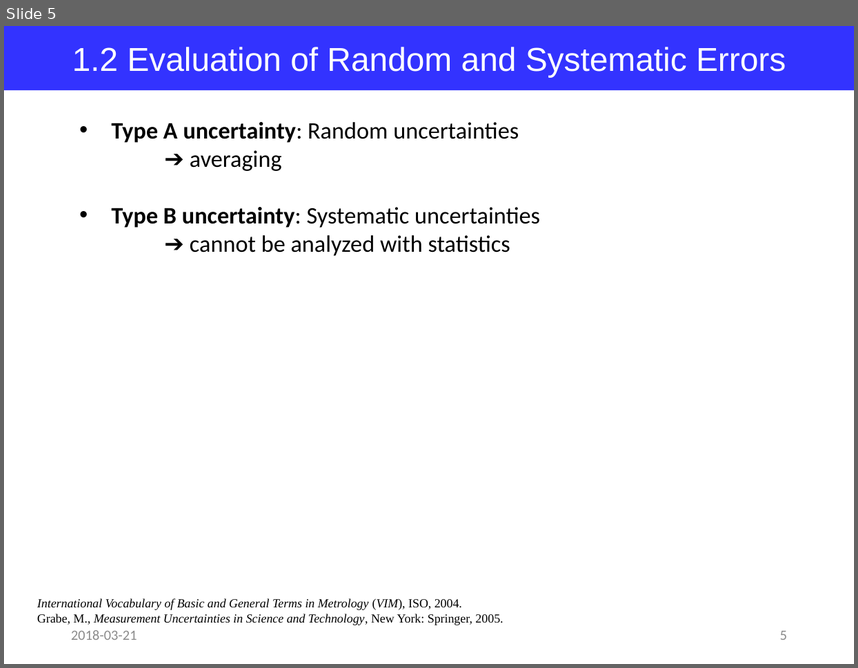
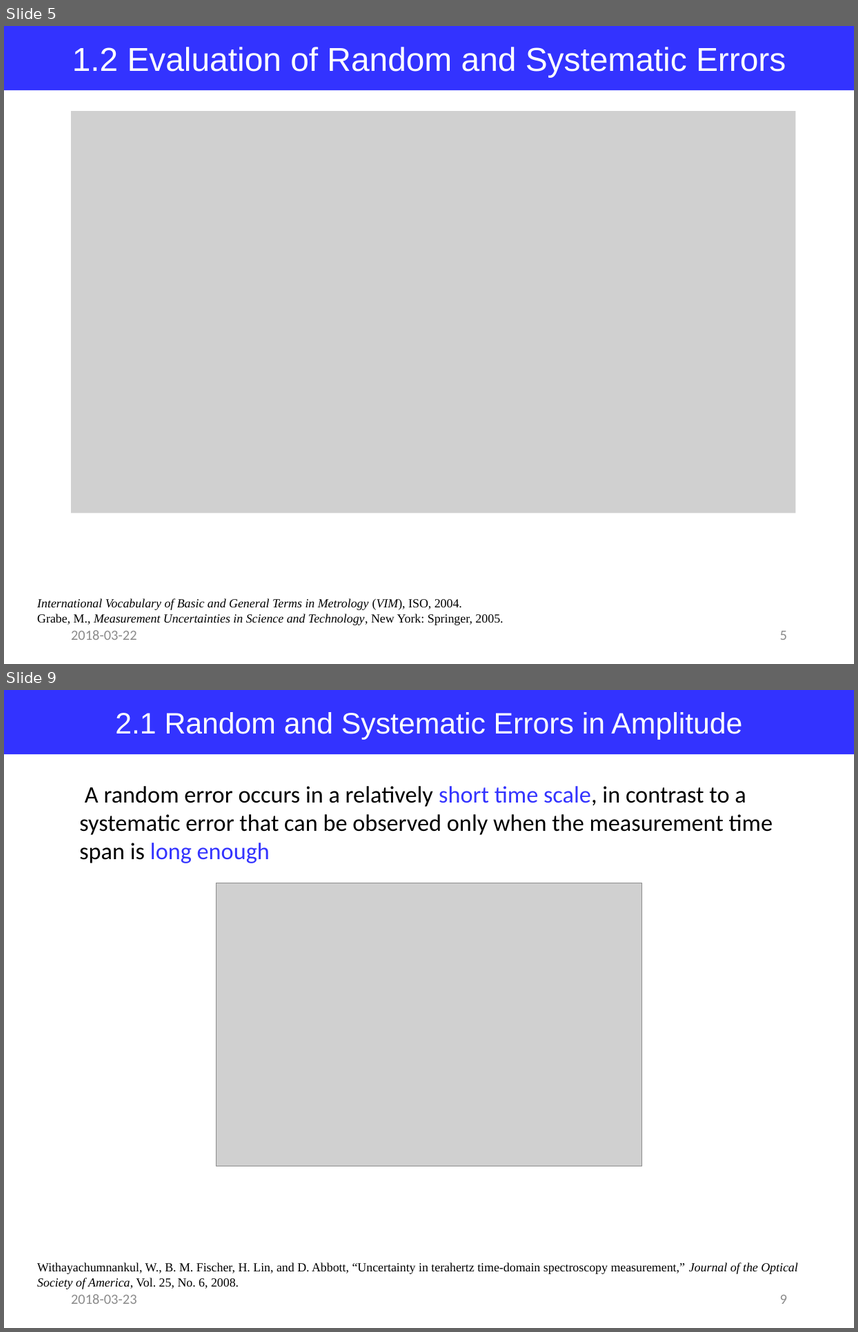
Before and after one commit to jglee96/NBTP_Lab, a slide deck: Terahertz Metrology/Ch4/Terahertz Metrology_Ch4.pptx. Shown one above the other, each under a label of ours: slide 5 before the commit, slides 5 and 9 after it; the slides between them are not shown. The pictures are 858x668 and 858x1332 pixels, drawn with LibreOffice and Linux fonts; fonts in the diff are those of the drawing; grey boxes stand for pictures. Boxes give left, top, right and bottom in pixels: in the first picture for what was removed or moved away, otherwise in the second. Text is boxed around its words. In the diff, an @@ line names an element or a change of style, - is before the commit and + after.

```diff
--- a/Terahertz Metrology/Ch4/Terahertz Metrology_Ch4.pptx
+++ b/Terahertz Metrology/Ch4/Terahertz Metrology_Ch4.pptx
@@ slide 9 added at bbox=[4, 690, 854, 1328], background #FFFFFF @@
@@ rectangle added at bbox=[4, 690, 854, 755], fill #3333FF, 25 pt, text #FFFFFF @@
+2.1 Random and Systematic Errors in Amplitude
@@ text added at bbox=[79, 786, 773, 863], 20 pt, text #000000 @@
+A random error occurs in a relatively short time scale, in contrast to a systematic error that can be observed only when the measurement time span is long enough
@@ picture added at bbox=[216, 883, 642, 1166] @@
@@ text added at bbox=[37, 1262, 797, 1289], 10.5 pt, text #000000 @@
+Withayachumnankul, W., B. M. Fischer, H. Lin, and D. Abbott, “Uncertainty in terahertz time-domain spectroscopy measurement,” Journal of the Optical Society of America, Vol. 25, No. 6, 2008.
@@ text added at bbox=[71, 1294, 137, 1303], 12 pt, text #8C8C8C @@
+2018-03-23
@@ page number added at bbox=[780, 1294, 787, 1303], 12 pt, text #8C8C8C @@
+9
@@ slide 5 changed as well @@
@@ picture added at bbox=[71, 111, 795, 513] @@
@@ text removed at bbox=[112, 122, 540, 256] @@
-• Type A uncertainty: Random uncertainties
-➔ averaging
-• Type B uncertainty: Systematic uncertainties
-➔ cannot be analyzed with statistics
@@ text at bbox=[71, 630, 137, 639]: text changed @@
-2018-03-21
+2018-03-22
```
Also in this commit, not shown: 6 other slides changed, 3 other slides added.
